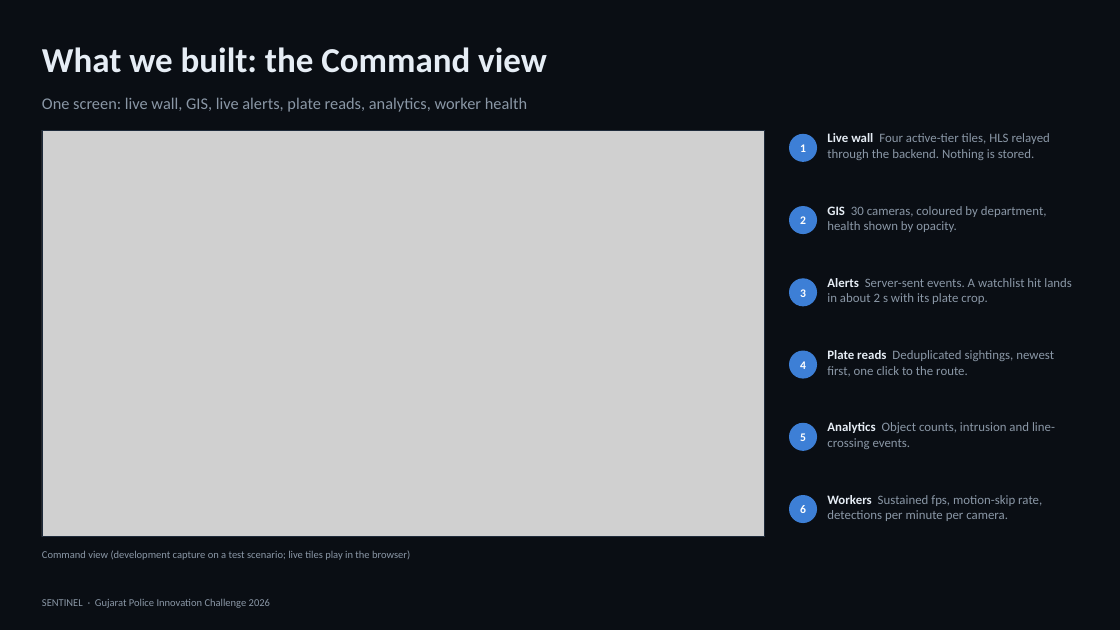
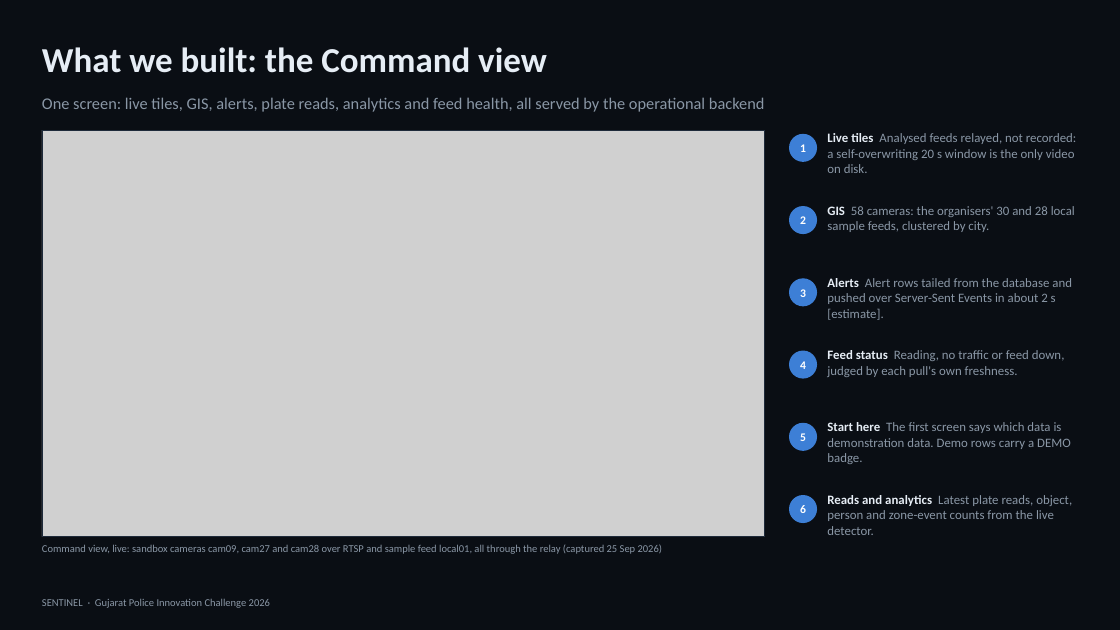
Before and after one commit to adityashroff06-code/sentinel-gujarat, a slide deck: slide 4 of deliverables/Sentinel-Solution-Presentation.pptx. Drawn at 1120x630 pixels with LibreOffice and Linux fonts; fonts in the diff are those of the drawing; grey boxes stand for pictures. Boxes give left, top, right and bottom in pixels: in the first picture for what was removed or moved away, otherwise in the second. Text is boxed around its words. In the diff, an @@ line names an element or a change of style, - is before the commit and + after.

```diff
--- a/deliverables/Sentinel-Solution-Presentation.pptx
+++ b/deliverables/Sentinel-Solution-Presentation.pptx
@@ text at [42,97,765,112]: text changed @@
-One screen: live wall, GIS, live alerts, plate reads, analytics, worker health
+One screen: live tiles, GIS, alerts, plate reads, analytics and feed health, all served by the operational backend
@@ text at [827,133,1076,173]: text changed @@
-Live wall Four active-tier tiles, HLS relayed through the backend. Nothing is stored.
+Live tiles Analysed feeds relayed, not recorded: a self-overwriting 20 s window is the only video on disk.
@@ text at [827,206,1075,232]: text changed @@
-GIS 30 cameras, coloured by department, health shown by opacity.
+GIS 58 cameras: the organisers' 30 and 28 local sample feeds, clustered by city.
@@ text at [827,278,1072,320]: text changed @@
-Alerts Server-sent events. A watchlist hit lands in about 2 s with its plate crop.
+Alerts Alert rows tailed from the database and pushed over Server-Sent Events in about 2 s [estimate].
@@ text at [827,350,1065,377]: text changed @@
-Plate reads Deduplicated sightings, newest first, one click to the route.
+Feed status Reading, no traffic or feed down, judged by each pull's own freshness.
@@ text at [827,422,1071,464]: text changed @@
-Analytics Object counts, intrusion and line-crossing events.
+Start here The first screen says which data is demonstration data. Demo rows carry a DEMO badge.
@@ text at [827,495,1072,535]: text changed @@
-Workers Sustained fps, motion-skip rate, detections per minute per camera.
+Reads and analytics Latest plate reads, object, person and zone-event counts from the live detector.
@@ text at [42,544,662,554]: text changed @@
-Command view (development capture on a test scenario; live tiles play in the browser)
+Command view, live: sandbox cameras cam09, cam27 and cam28 over RTSP and sample feed local01, all through the relay (captured 25 Sep 2026)
@@ text "Command view, live: sandbox cameras ..." at [42,544,662,554]: vertical alignment middle to top @@
```
Also in this commit, not shown: 15 other slides changed, 1 slide added, 1 slide removed, 19 other files.
